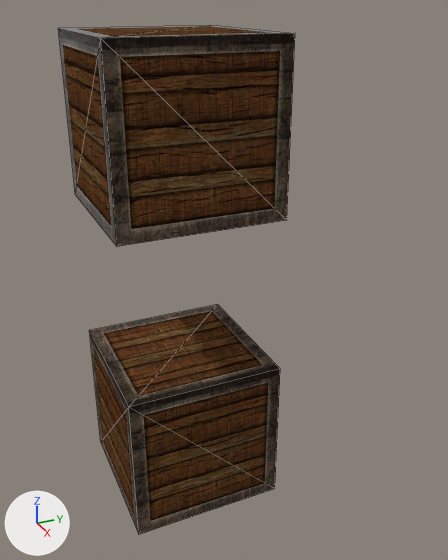
The OBJ model res/cube.obj as it was, and as the next commit left it.
Before and after are seen from a camera (50 mm lens) standing at (3.95, -1.72, 3.17) and looking at (0.47, -0.15, 1.43). Lighting does not change. The marker at lower left points along +X, +Y and +Z. Mesh edges are drawn as thin lines. Where no turn or scale is listed for an object, it has been applied to the vertices.
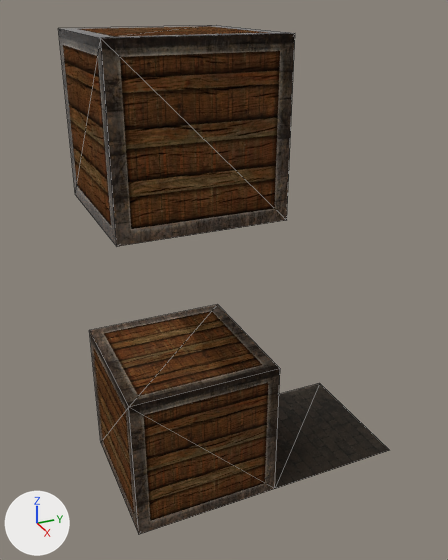
Location of each change, [x1, y1, x2, y2] in pixels of the pictures (448 x 560 px):
'BrickWall', reshaped (not visible before): after [275, 383, 389, 489]

Diff of the bpy script that builds the scene:
```diff
--- a/res/cube.obj.py
+++ b/res/cube.obj.py
@@ me_brickwall @@
 me_brickwall.from_pydata(...)  # 4 vertices, 2 faces; spans x 0.0, y -1.0..0.0, z 0.0..1.0
 # used by ob_brickwall; location = (0.0, 0.0, 0.0)
-me_brickwall.vertices[0].co = (0.0, 0.0, 0.0)
-me_brickwall.vertices[1].co = (0.0, -1.0, 0.0)  # pixel (100, 442)
-me_brickwall.vertices[2].co = (0.0, 0.0, 1.0)  # pixel (217, 304)
-me_brickwall.vertices[3].co = (0.0, -1.0, 1.0)  # pixel (89, 330)
+# me_brickwall part 1
+me_brickwall.vertices[0].co = (0.0, 1.0, 0.0)  # pixel (319, 383)
+me_brickwall.vertices[1].co = (1.0, 1.0, 0.0)  # pixel (389, 450)
+me_brickwall.vertices[2].co = (0.0, 0.0, 0.0)
+me_brickwall.vertices[3].co = (1.0, 0.0, 0.0)  # pixel (274, 488)
 me_brickwall.materials.append(mat_brickwall)
```
